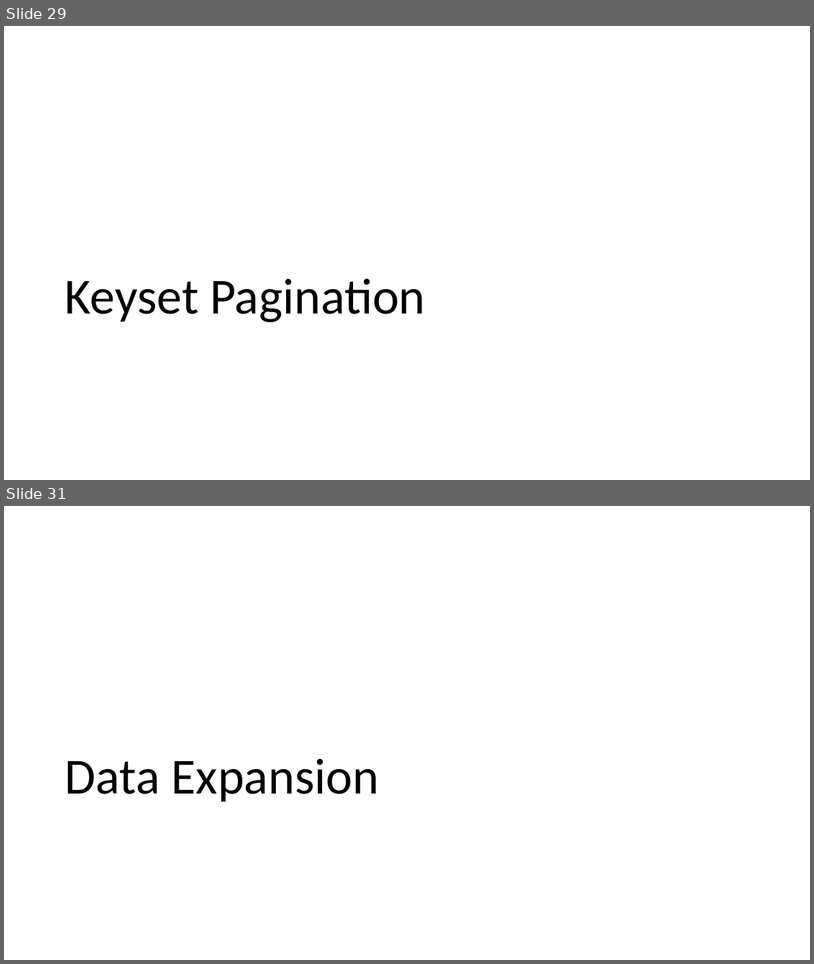
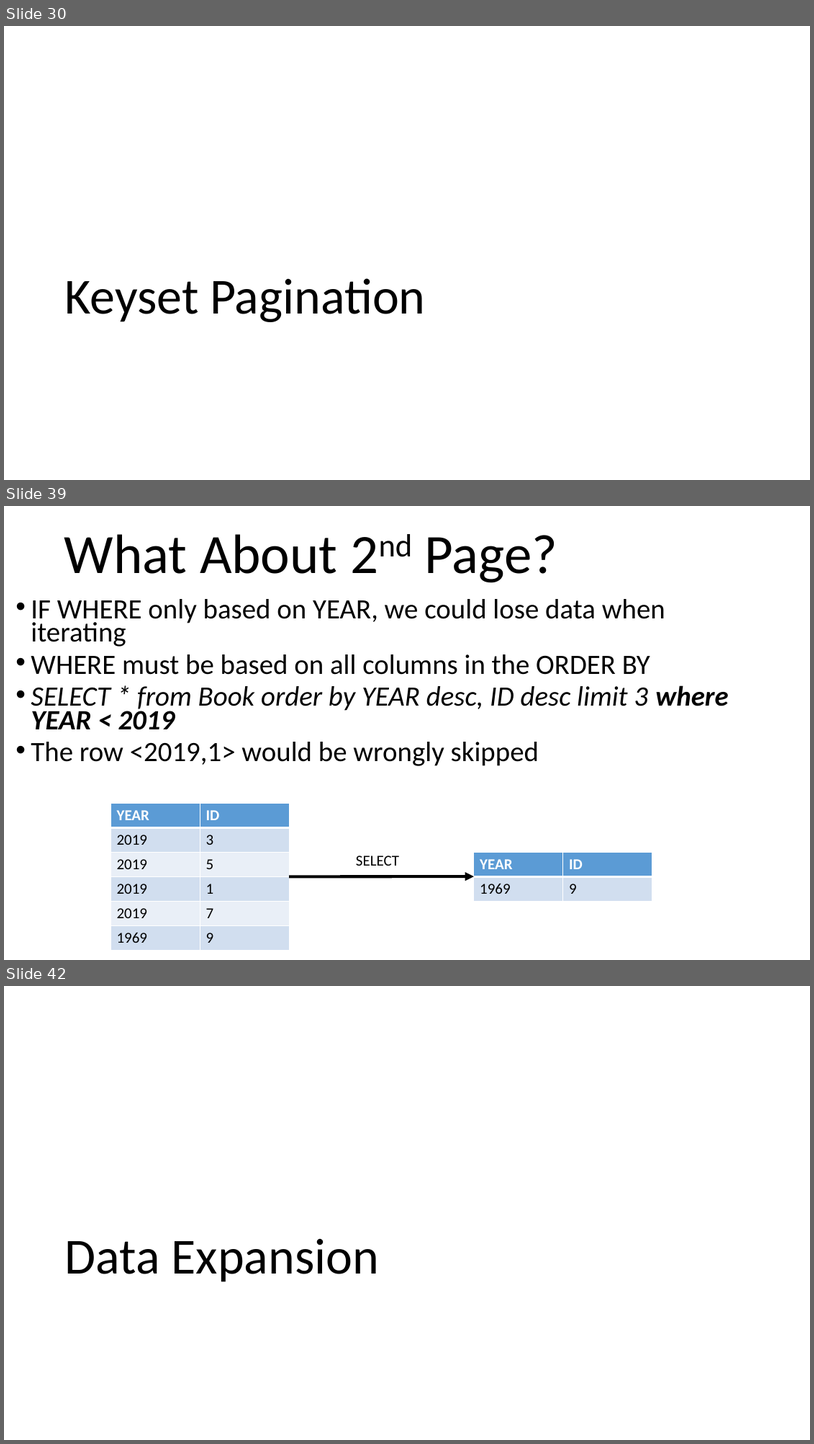
Before and after one commit to arcuri82/testing_security_development_enterprise_systems, a slide deck: doc/advanced/slides/lesson_04.pptx. Shown one above the other, each under a label of ours: slides 29 and 31 before the commit, slides 30, 39 and 42 after it; the slides between them are not shown. The pictures are 814x964 and 814x1444 pixels, drawn with LibreOffice and Linux fonts; fonts in the diff are those of the drawing. Boxes give left, top, right and bottom in pixels: in the first picture for what was removed or moved away, otherwise in the second. Text is boxed around its words. In the diff, an @@ line names an element or a change of style, - is before the commit and + after.

```diff
--- a/doc/advanced/slides/lesson_04.pptx
+++ b/doc/advanced/slides/lesson_04.pptx
@@ slide 39 added at (x1=4, y1=506, x2=810, y2=960), background #FFFFFF @@
@@ title added at (x1=64, y1=534, x2=558, y2=583), 66 pt, text #000000 @@
+What About 2nd Page?
@@ text added at (x1=31, y1=599, x2=728, y2=766), 33.3 pt, text #000000 @@
+• IF WHERE only based on YEAR, we could lose data when iterating
+• WHERE must be based on all columns in the ORDER BY
+• SELECT * from Book order by YEAR desc, ID desc limit 3 where YEAR < 2019
+• The row <2019,1> would be wrongly skipped
@@ table added at (x1=111, y1=803, x2=290, y2=950), 6 rows, 2 columns @@
+YEAR | ID
+2019 | 3
+2019 | 5
+2019 | 1
+2019 | 7
+1969 | 9
@@ text added at (x1=356, y1=855, x2=399, y2=865), 18 pt, text #000000 @@
+SELECT
@@ table added at (x1=474, y1=852, x2=653, y2=901), 2 rows, 2 columns @@
+YEAR | ID
+1969 | 9
@@ arrow added from (290, 876) to (474, 876), #000000 3.5 pt @@
@@ what was slide 29 is now slide 30 @@
@@ what was slide 31 is now slide 42 @@
```
Also in this commit, not shown: 1 slide changed, 11 other slides added, 1 slide removed, 1 other file.
